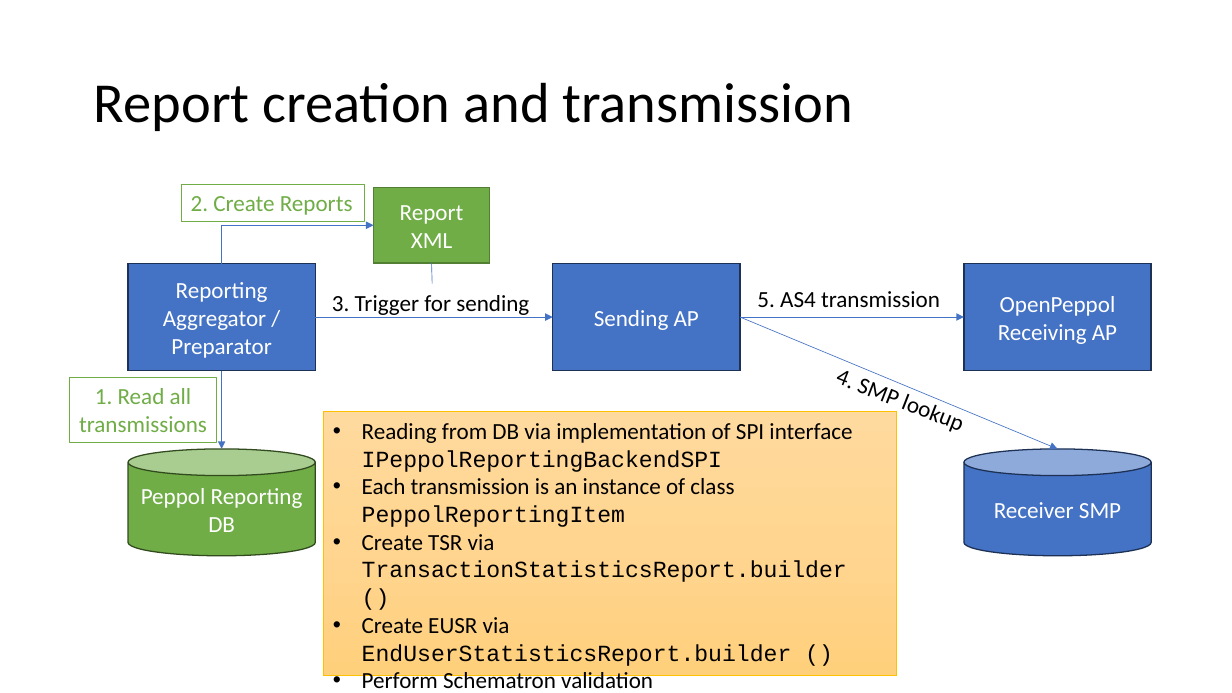
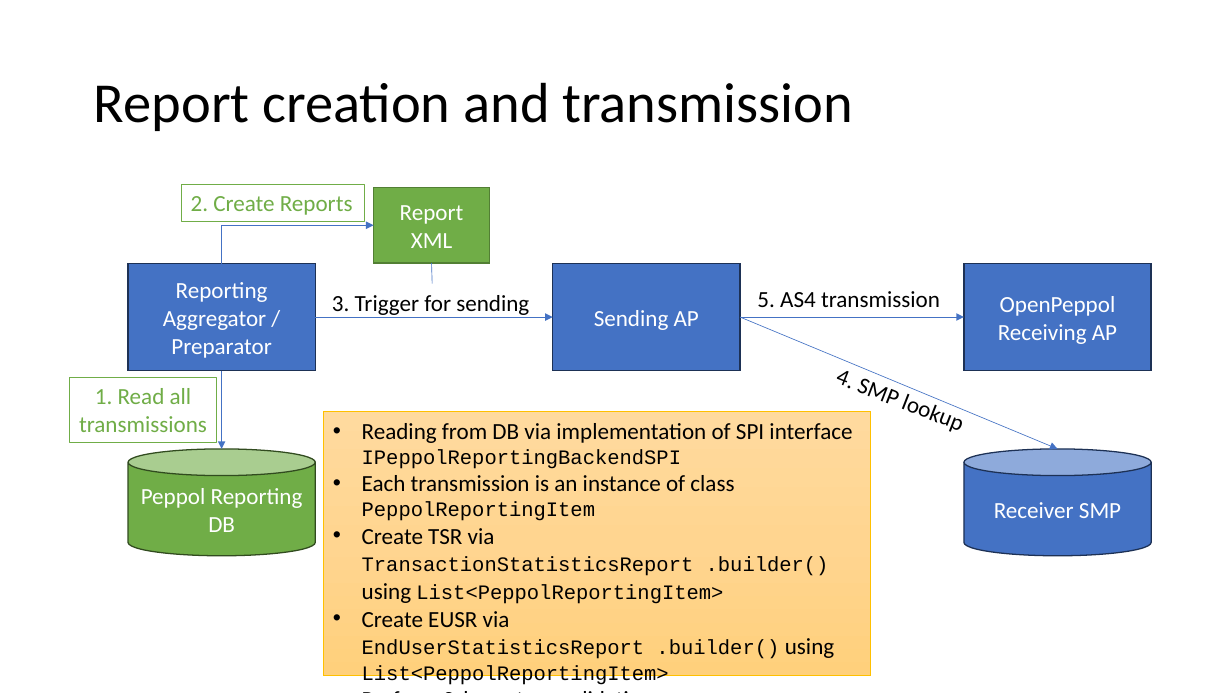
Before and after one commit to phax/peppol-reporting, a slide deck: slide 6 of docs/Peppol Reporting Dev Slides.pptx. Drawn at 1232x693 pixels with LibreOffice and Linux fonts; fonts in the diff are those of the drawing; background and template pictures are left out. Boxes give left, top, right and bottom in pixels: in the first picture for what was removed or moved away, otherwise in the second. Text is boxed around its words. In the diff, an @@ line names an element or a change of style, - is before the commit and + after.

```diff
--- a/docs/Peppol Reporting Dev Slides.pptx
+++ b/docs/Peppol Reporting Dev Slides.pptx
@@ rectangle "Reading from DB via implementation ...": place and size @@
-rectangle "Reading from DB via implementation ..." at (323, 412, 897, 676)
+rectangle "Reading from DB via implementation ..." at (323, 412, 871, 676)
@@ text in rectangle at (362, 423, 852, 521): size 18 to 16 pt in "IPeppolReportingBackendSPI", "PeppolReportingItem" @@
@@ text in rectangle at (362, 528, 834, 686): text changed; size 18 to 16 pt @@
-• Create TSR via TransactionStatisticsReport.builder ()
-• Create EUSR via EndUserStatisticsReport.builder ()
+• Create TSR via TransactionStatisticsReport .builder() using List<PeppolReportingItem>
+• Create EUSR via EndUserStatisticsReport .builder() using List<PeppolReportingItem>
```
Also in this commit, not shown: 2 other files.
